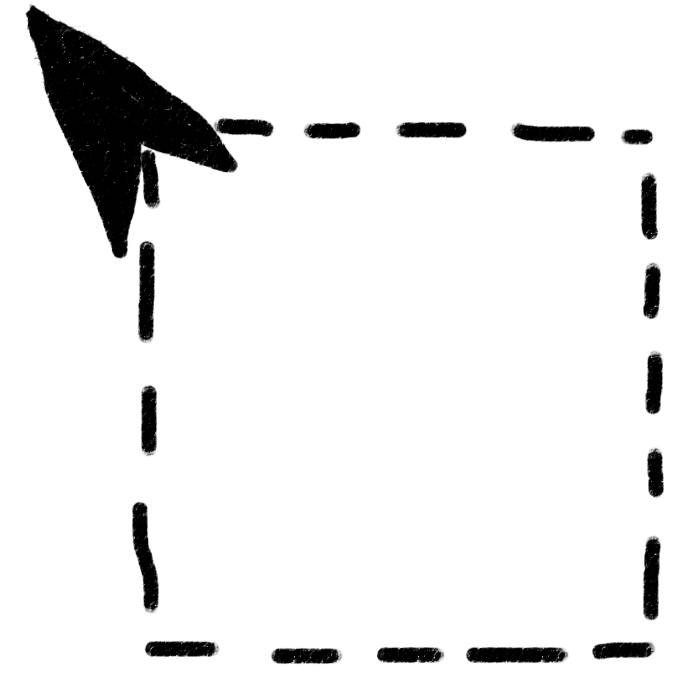
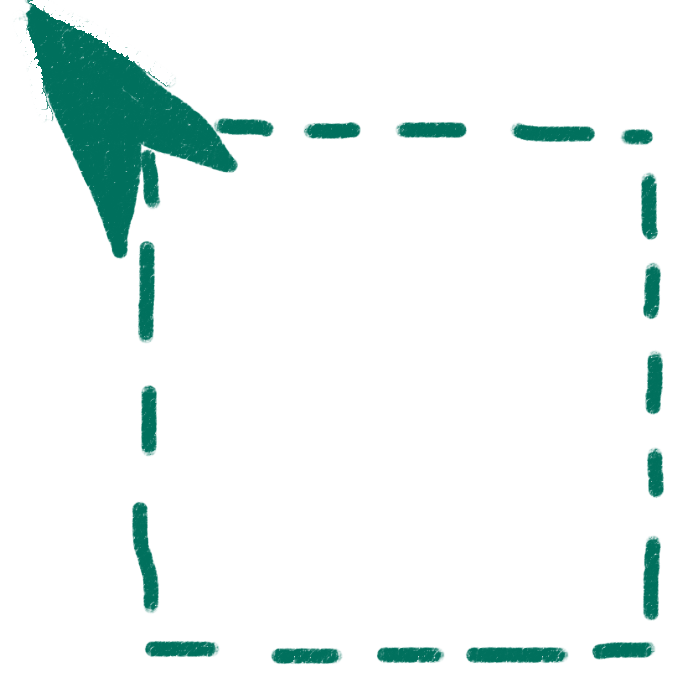
Two versions of the same layered image (700x700). Layer-by-layer changes:
renamed "Calque 10" to "Calque 1", showed it, painted on it over left=13, top=0, right=664, bottom=665
added group "Groupe 1" with 8 layers above "Arrière-plan" over left=13, top=0, right=664, bottom=665
moved "Select" into group "Groupe 1" over left=13, top=0, right=664, bottom=665
